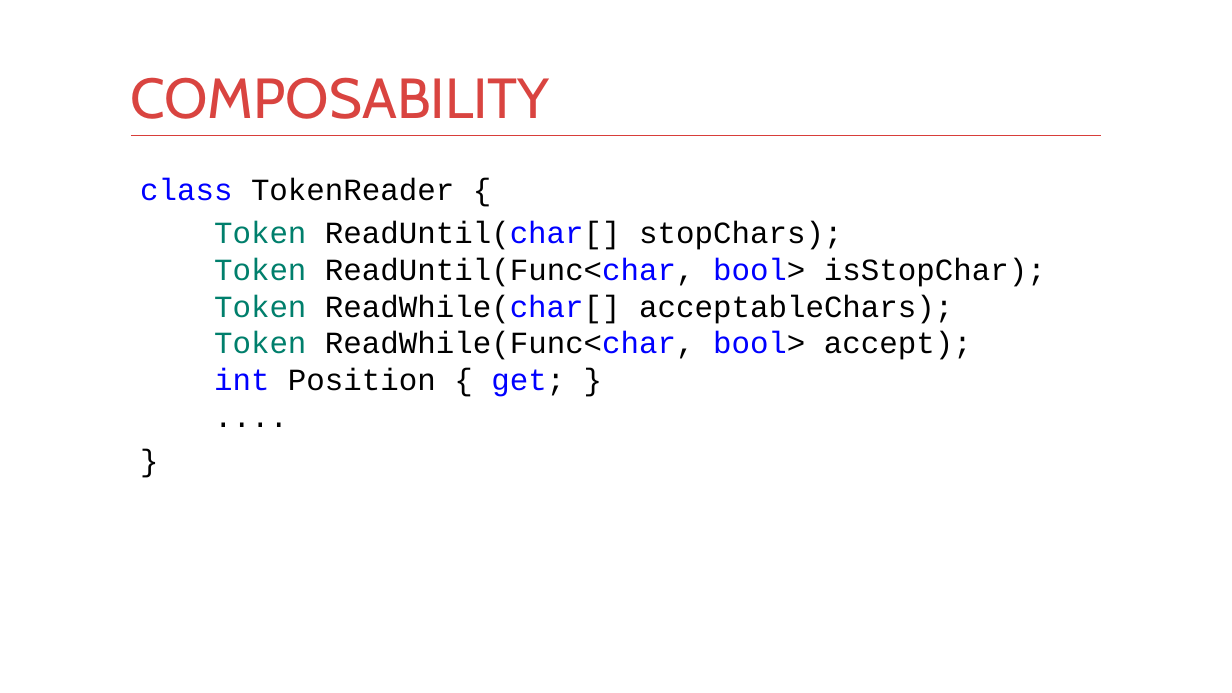
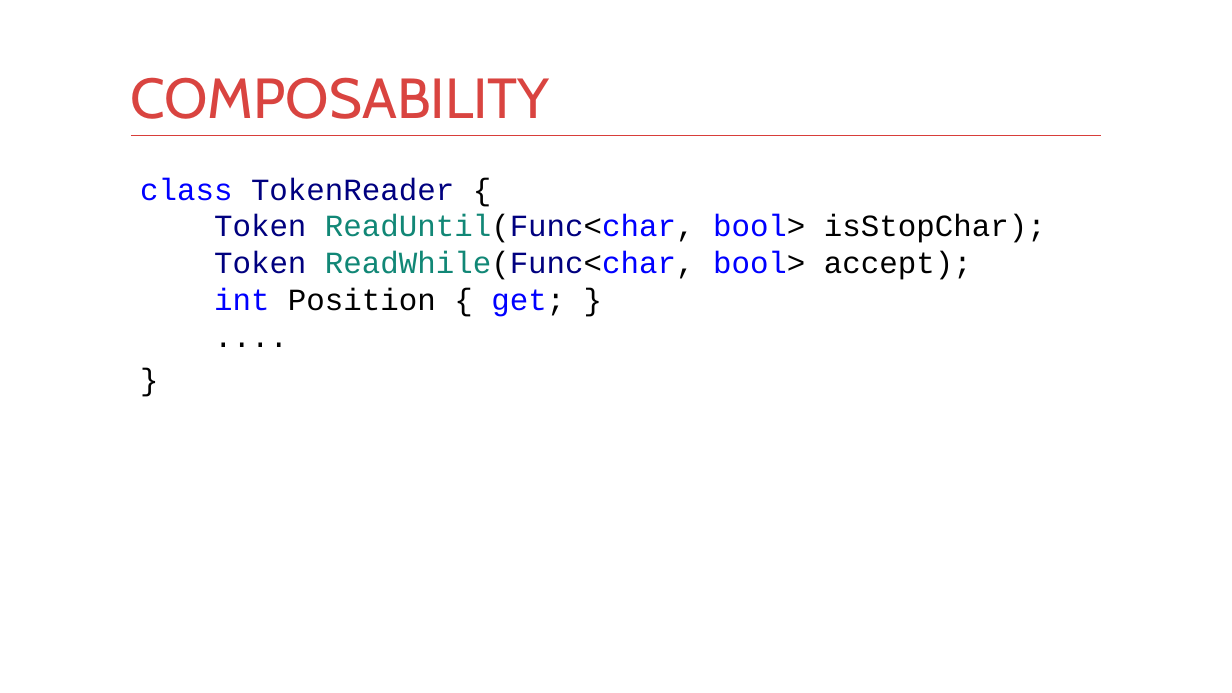
Before and after one commit to kontur-courses/clean-code, a slide deck: slide 19 of clean-code.pptx (slide 20 before the commit). Drawn at 1232x693 pixels with LibreOffice and Linux fonts; fonts in the diff are those of the drawing. Boxes give left, top, right and bottom in pixels: in the first picture for what was removed or moved away, otherwise in the second. Text is boxed around its words. In the diff, an @@ line names an element or a change of style, - is before the commit and + after.

```diff
--- a/clean-code.pptx
+++ b/clean-code.pptx
@@ text at box(140, 177, 1046, 317): text changed @@
-class TokenReader {
-Token ReadUntil(char[] stopChars);
-Token ReadUntil(Func<char, bool> isStopChar);
-Token ReadWhile(char[] acceptableChars);
-Token ReadWhile(Func<char, bool> accept);
-int Position { get; }
-....
+class TokenReader {
+Token ReadUntil(Func<char, bool> isStopChar);
+Token ReadWhile(Func<char, bool> accept);
+int Position { get; }
+....
```
Also in this commit, not shown: 15 other slides changed, 7 slides added, 3 slides removed, 7 other files.
